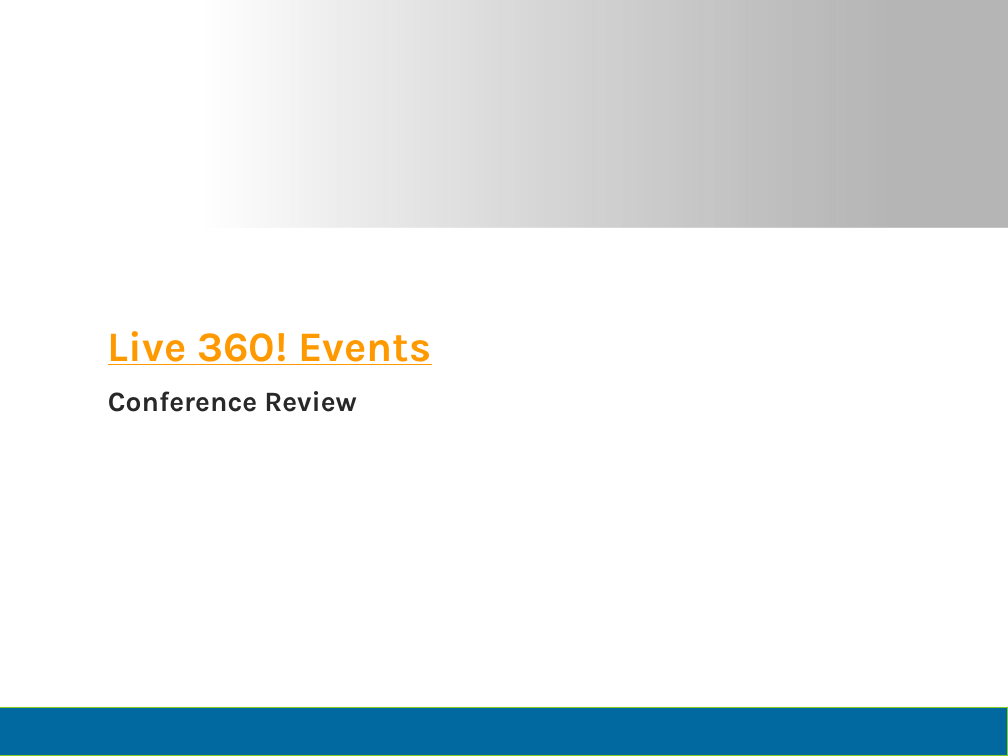
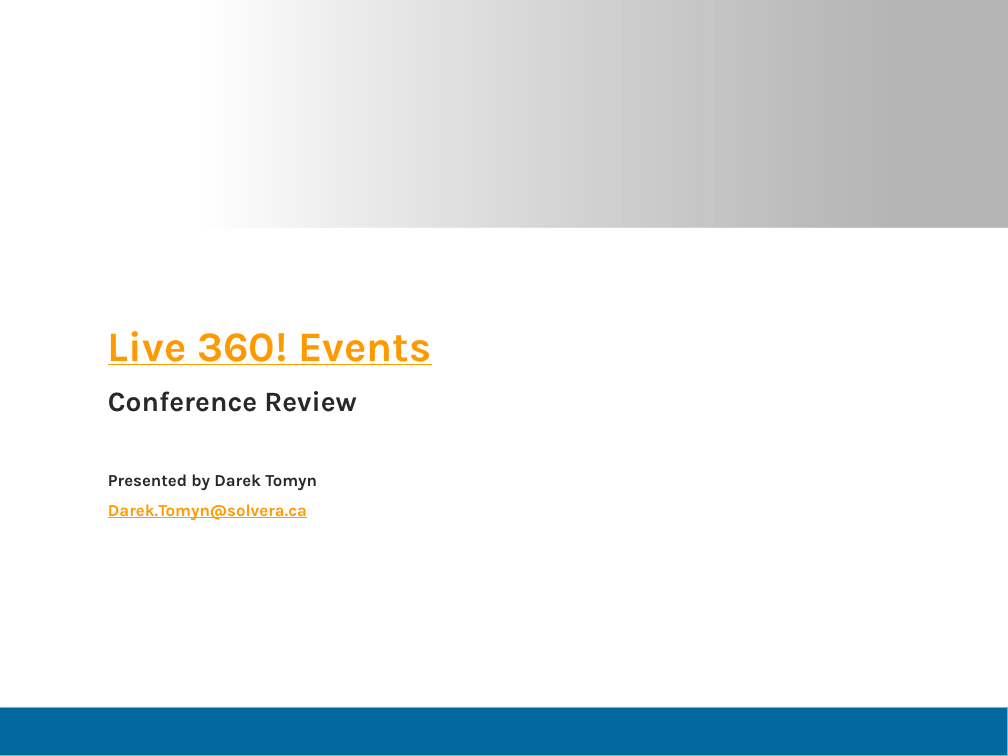
Before and after one commit to dtomyn/HTML5Demo1, a slide deck: slide 1 of Docs/2012 - Live360 Event Review (NEWER).pptx. Drawn at 1008x756 pixels with LibreOffice and Linux fonts; fonts in the diff are those of the drawing; background and template pictures are left out. Boxes give left, top, right and bottom in pixels: in the first picture for what was removed or moved away, otherwise in the second. Text is boxed around its words. In the diff, an @@ line names an element or a change of style, - is before the commit and + after.

```diff
--- a/Docs/2012 - Live360 Event Review (NEWER).pptx
+++ b/Docs/2012 - Live360 Event Review (NEWER).pptx
@@ subtitle at (x1=108, y1=474, x2=317, y2=521): paragraphs added @@
+Presented by Darek Tomyn
+Darek.Tomyn@solvera.ca
```
Also in this commit, not shown: 12 other slides changed, 2 slides added, 3 other files.
